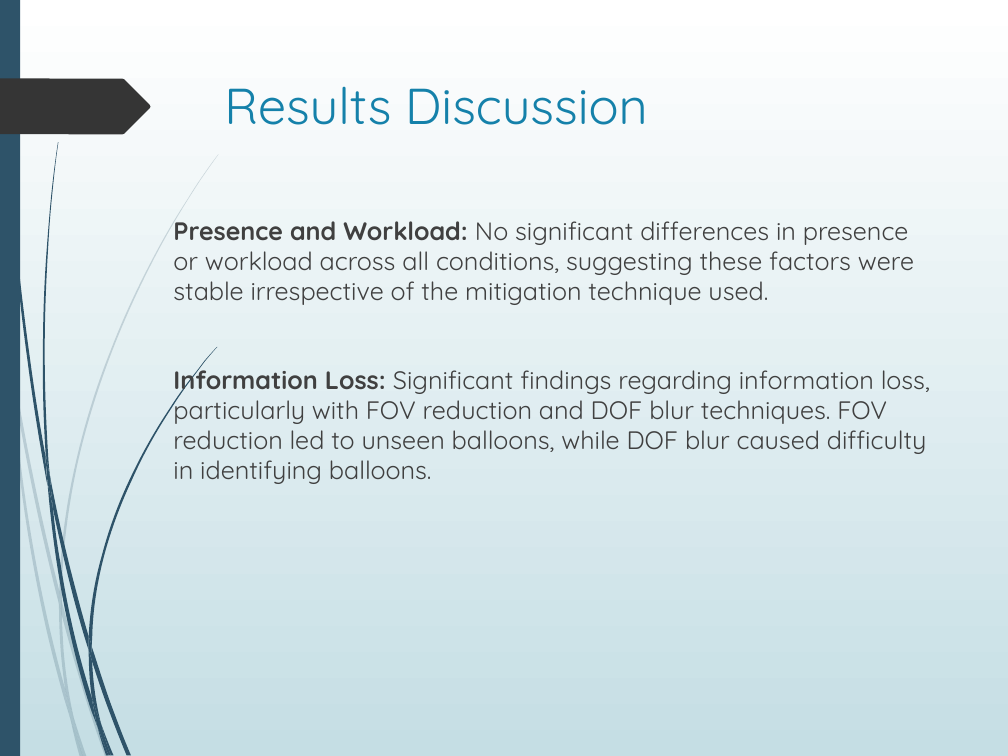
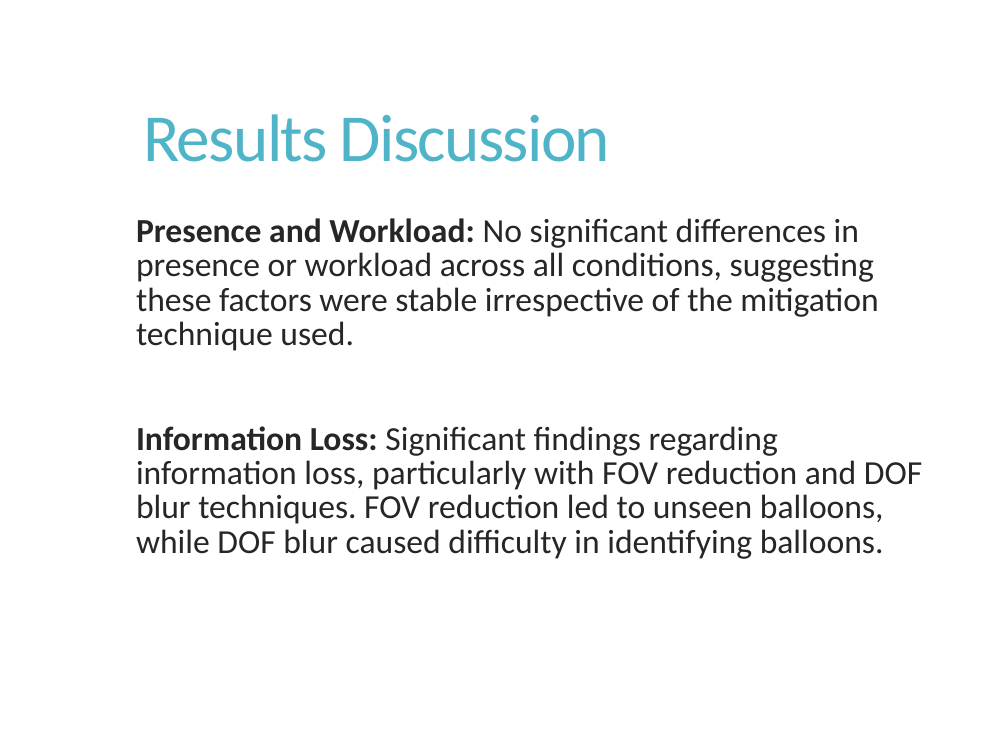
Before and after one commit to Akash3121/3D, a slide deck: slide 16 of Paper-Presentation/Akash - VR_Sickness_Mitigation_Methods_Presentation.pptx (slide 15 before the commit). Drawn at 1008x756 pixels with LibreOffice and Linux fonts; fonts in the diff are those of the drawing; background and template pictures are left out. Boxes give left, top, right and bottom in pixels: in the first picture for what was removed or moved away, otherwise in the second. Text is boxed around its words. In the diff, an @@ line names an element or a change of style, - is before the commit and + after.

```diff
--- a/Paper-Presentation/Akash - VR_Sickness_Mitigation_Methods_Presentation.pptx
+++ b/Paper-Presentation/Akash - VR_Sickness_Mitigation_Methods_Presentation.pptx
@@ background gradient #FFFFFF to #C5DEE5 to picture (left out) @@
@@ rectangle removed at (x1=0, y1=0, x2=20, y2=756) @@
@@ freeform shape removed at (x1=0, y1=79, x2=150, y2=135) @@
@@ title "Results Discussion" moved from (x1=224, y1=86, x2=647, y2=125) to (x1=143, y1=114, x2=610, y2=162) @@
@@ title "Results Discussion" at (x1=143, y1=114, x2=610, y2=162): size 36 to 48 pt, font Quicksand to Calibri, text colour #1581AA to #50B4C8, letter spacing 0 to -1.2 pt; line spacing 1 to 0.9; vertical alignment top to middle @@
@@ text "Presence and Workload: No significant ..." moved from (x1=173, y1=221, x2=930, y2=484) to (x1=136, y1=218, x2=922, y2=559) @@
@@ text "Presence and Workload: No significant ..." at (x1=136, y1=218, x2=922, y2=559): size 18 to 24 pt, font Quicksand to Calibri, text colour #404040 to #262626; line spacing 1 to 0.85; more space between paragraphs @@
@@ group removed at (x1=0, y1=154, x2=219, y2=756): 10 freeform shapes @@
@@ group removed at (x1=2, y1=0, x2=218, y2=756): 12 freeform shapes @@
```
Also in this commit, not shown: 17 other slides changed, 1 slide added.
